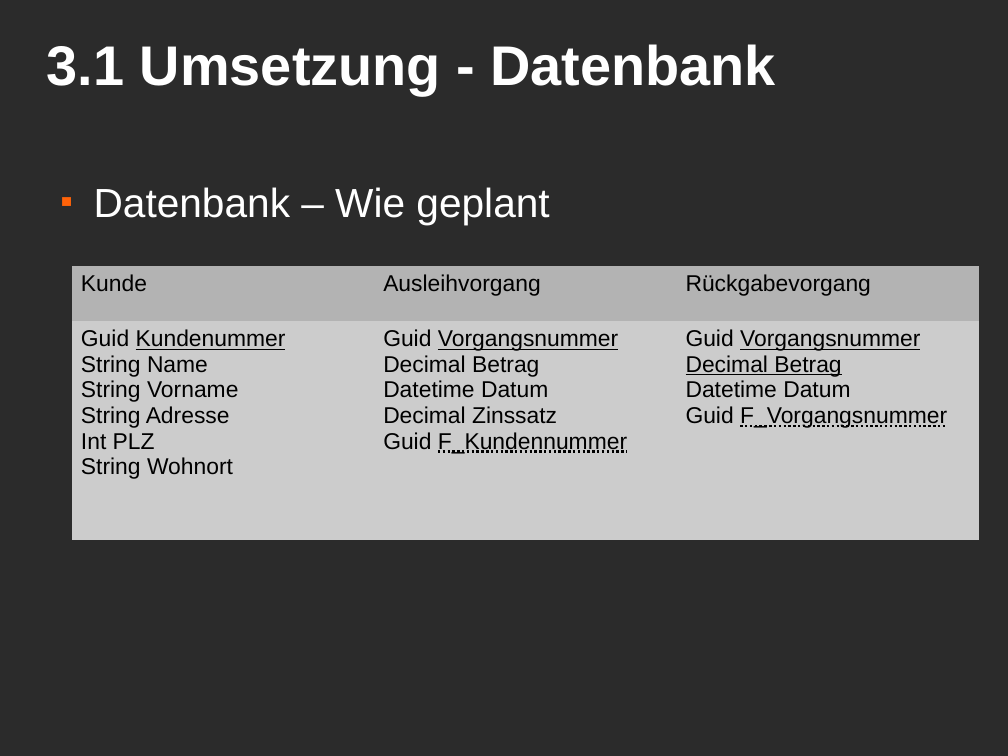
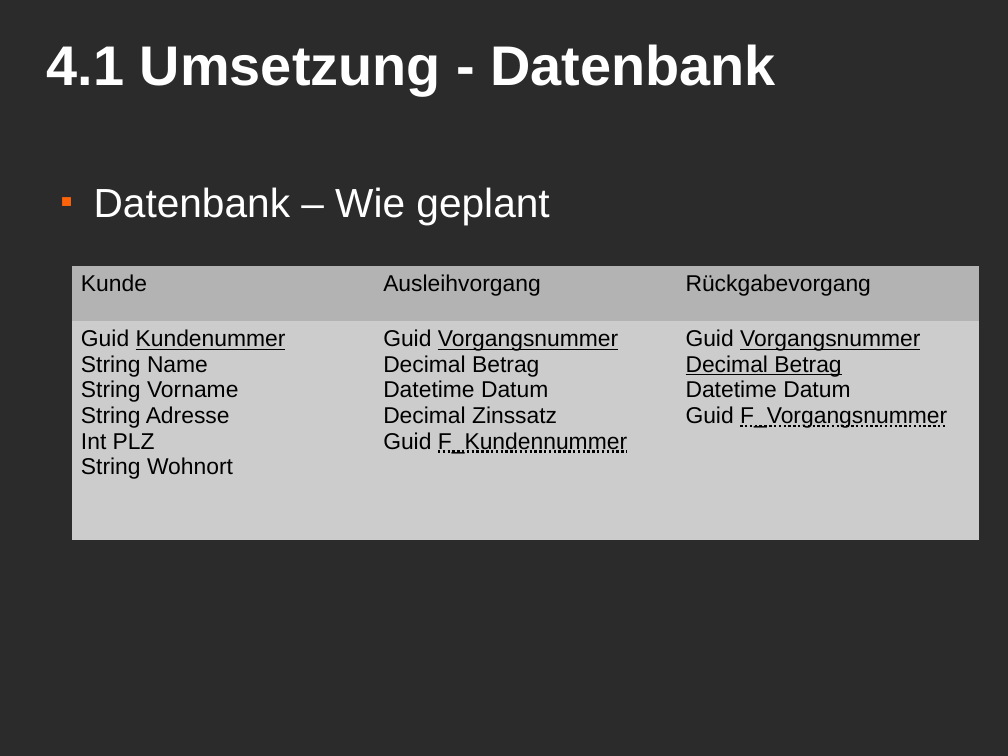
Before and after one commit to MacMuffin/Geldverleih, a slide deck: slide 12 of Geldverleih/geldverleih_präsi.odp (slide 11 before the commit). Drawn at 1008x756 pixels with LibreOffice and Linux fonts; fonts in the diff are those of the drawing; background and template pictures are left out; a plain dark background stands for a picture behind light text. Boxes give left, top, right and bottom in pixels: in the first picture for what was removed or moved away, otherwise in the second. Text is boxed around its words. In the diff, an @@ line names an element or a change of style, - is before the commit and + after.

```diff
--- a/Geldverleih/geldverleih_präsi.odp
+++ b/Geldverleih/geldverleih_präsi.odp
@@ title at box(47, 44, 775, 95): text changed @@
-3.1 Umsetzung - Datenbank
+4.1 Umsetzung - Datenbank
```
Also in this commit, not shown: 3 other slides changed, 2 slides added, 1 slide removed, 39 other files.
